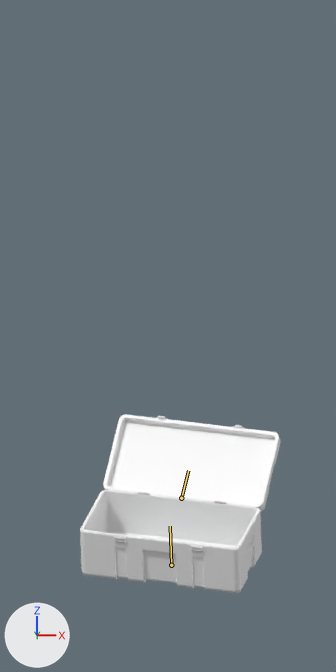
Before and after pictures for a commit that changed the Blender file Assets/Arts/Model/Crade/Chest Box/Chestbox/ChestBox.blend.
Both versions are drawn from the file's camera 'Camera'. Lighting does not change. The marker at lower left points along +X, +Y and +Z. Both versions are drawn at frame 20 of the action 'Crade Popup Animation'; the numbers are the values there. The bones that bend it are drawn over the model as lines.

Objects in the first picture: 'Lid'.
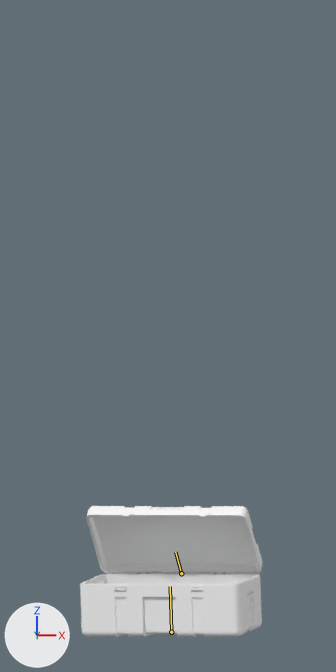
Edits to the bpy script that builds the scene:
```text
Change bone_root:
    where bone_root = bpy.data.objects['Armature'].pose.bones['root']
    bone_root.location: (0.0, 0.266, 0.0) -> (0.0, -0.44, 0.0)
    bone_root.rotation_quaternion: (-0.952, 0.022, 0.137, 0.262) -> (-0.997, -0.007, 0.14, 0.06)  # degrees (2, -16, -31) -> degrees (2, -16, -7)
Change bone_lid:
    where bone_lid = bpy.data.objects['Armature'].pose.bones['lid']  # child of 'root'
    bone_lid.rotation_quaternion: (0.218, 0.749, 0.0, 0.0) -> (0.843, 0.398, 0.0, 0.0)  # degrees (148, 0, 0) -> degrees (51, 0, 0)
```

Where the change shows, as pixel boxes (x1, y1, x2, y2) in the pictures (336 x 672 px):
'Lid', posed (9% narrower, 27% shorter): before (80, 414, 281, 593); after (80, 506, 263, 637)
bone 'root', root to tip: before (171, 565) to (170, 526); after (171, 632) to (170, 586)
bone 'lid', root to tip: before (181, 498) to (188, 470); after (181, 573) to (175, 552)
